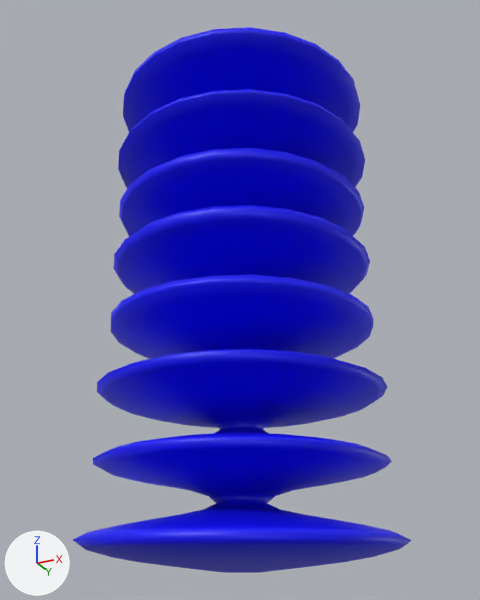
One commit to the FBX model FBXFiles/BlueVaseModel.fbx: the scene before it, then after it.
Both versions are drawn from a 50 mm camera at (0.451, -0.876, -0.022) aimed at (0.014, -0.002, 0.371). The axes (+X, +Y, +Z) are drawn at lower left. The lights are the same throughout. Where no turn or scale is listed for an object, it has been applied to the vertices.

Objects in the first picture: 'nurbsToPoly1'.
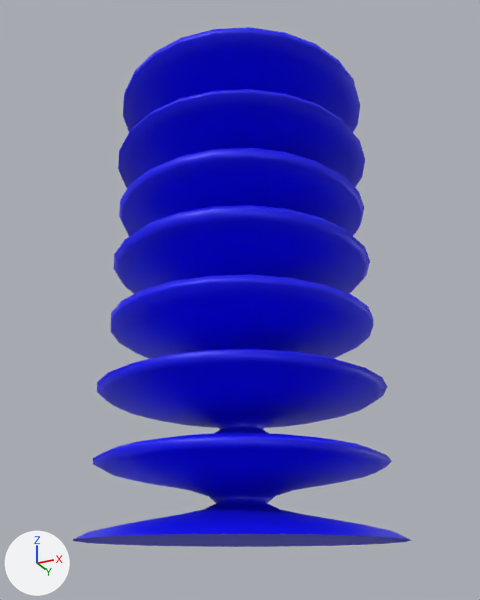
The change in detail:
me_mesh is used by ob_nurbstopoly1; location (0.003, 0.0, 0.0).
me_mesh had 2280 vertices, 2256 faces and spanned x -0.216..0.241, y -0.229..0.229, z -0.028..0.763.
me_mesh now has 2136 vertices, 2114 faces and spans x -0.216..0.241, y -0.229..0.229, z 0.012..0.763.
Part 1, on me_mesh:
144 vertices are removed from x -0.2..0.225, y -0.213..0.213, z -0.028..0.001.
144 faces are deleted.
1 new face joins them.

Changed parts and their boxes (x1, y1, x2, y2) in the pictures (480 x 600 px):
'nurbsToPoly1', reshaped: before (73, 27, 412, 573); after (73, 27, 412, 547)
part 1 of me_mesh, cut back: before (73, 534, 412, 573); after (73, 534, 412, 547)
